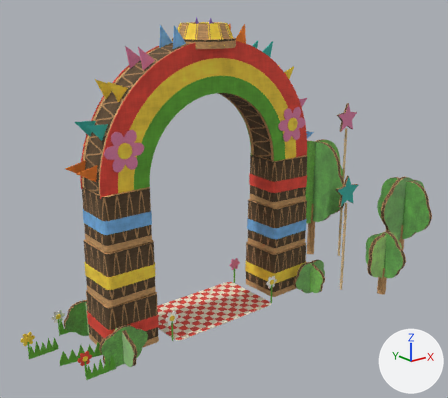
One commit to the glTF model project/resources/craft/models/goal_gate.gltf: the scene before it, then after it.
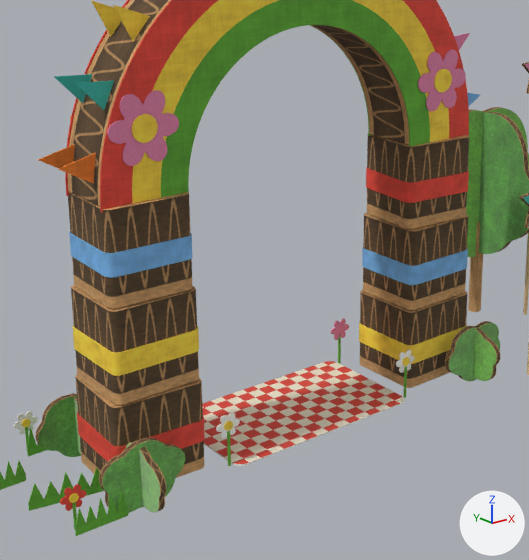
There are two pictures of each version: one whole from a 50 mm camera at (-6.27, -8.36, 5.41) aimed at (0.43, 0.01, 2.06), one close up on the part from 10% to 76% of the width and 20% to 99% of the height. The lights are fixed; the arrows at lower right show +X, +Y and +Z. The older version's two pictures come first. Vertices at exactly the same position are counted once.

Objects in the first close-up: 'goal_gate'.
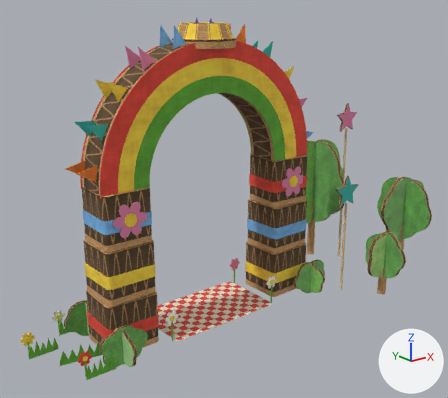
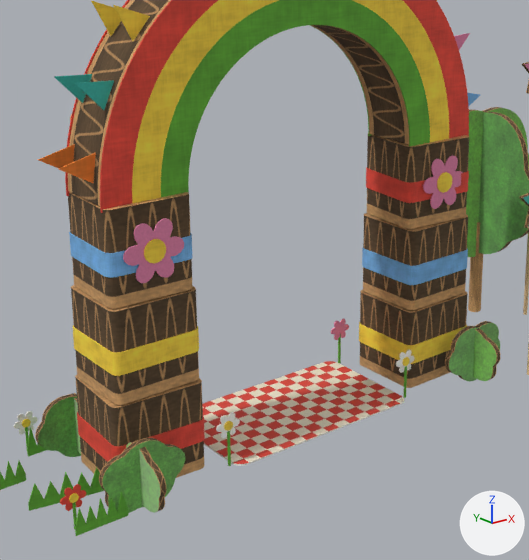
The edits, one by one:
me_goal_gate has 6668 vertices, 13796 faces and spans x -3.32..5.28, y -2.06..1.62, z -0.06..5.21.
me_goal_gate is used by ob_goal_gate; location (0.0, 0.0, 0.0).
me_goal_gate part 1: the loose piece of 48 vertices spanning x -1.87..-1.63, y -0.35..-0.32, z 3.2..3.44 is moved by (0.0, 0.69, 0.0).
me_goal_gate part 2: the loose piece of 48 vertices spanning x -1.87..-1.63, y 0.34..0.37, z 3.2..3.44 is scaled about its middle by (0.882, 1, 0.882), then moved by (0.0, -0.77, -1.07).
me_goal_gate part 3: the loose piece of 48 vertices spanning x 1.63..1.87, y -0.35..-0.32, z 3.2..3.44 is moved by (0.0, 0.69, 0.0).
me_goal_gate part 4: the loose piece of 48 vertices spanning x 1.63..1.87, y 0.34..0.37, z 3.2..3.44 is scaled about its middle by (0.882, 1, 0.882), then moved by (0.0, -0.77, -1.07).
me_goal_gate part 5: the loose piece of 180 vertices spanning x -2.09..-1.41, y -0.34..-0.33, z 3.01..3.63 is moved by (0.0, 0.67, 0.0).
me_goal_gate part 6: the loose piece of 180 vertices spanning x 1.41..2.09, y -0.34..-0.33, z 3.01..3.63 is moved by (0.0, 0.67, 0.0).
me_goal_gate part 7: the loose piece of 180 vertices spanning x -1.26..-1.0, y 0.54..0.55, z 0.3..0.54 is scaled about its middle by (2.31, 1, 2.31), then moved by (-0.62, -0.95, 1.83).
me_goal_gate part 8: the loose piece of 180 vertices spanning x 1.0..1.26, y 0.54..0.55, z 0.3..0.54 is scaled about its middle by (2.31, 1, 2.31), then moved by (0.62, -0.95, 1.83).
me_goal_gate part 9: 744 faces spanning x -2.48..2.09, y -0.2..0.34, z 2.88..5.11 switch from mat_m_paper_pink (picture img_paper_pink_png) to mat_m_paper_orange (picture img_paper_orange_png).

Where the change shows, as pixel boxes [x1, y1, x2, y2] in the close-ups (529 x 560 px; the box of a moved part takes in the faces that stretch with it):
part 1 of me_goal_gate, moved or reshaped (not visible afterwards): before [131, 114, 158, 143]
part 2 of me_goal_gate, moved or reshaped (not visible before): after [144, 239, 166, 263]
part 3 of me_goal_gate, moved or reshaped (not visible afterwards): before [434, 69, 452, 92]
part 4 of me_goal_gate, moved or reshaped (not visible before): after [437, 172, 452, 193]
part 5 of me_goal_gate, moved or reshaped (not visible afterwards): before [107, 90, 179, 166]
part 6 of me_goal_gate, moved or reshaped (not visible afterwards): before [418, 49, 466, 111]
part 7 of me_goal_gate, moved or reshaped (not visible before): after [123, 218, 184, 283]
part 8 of me_goal_gate, moved or reshaped: before [331, 318, 349, 340]; after [423, 156, 463, 209]
part 9 of me_goal_gate, recoloured: before [107, 48, 466, 166]; after [38, 114, 96, 184]
